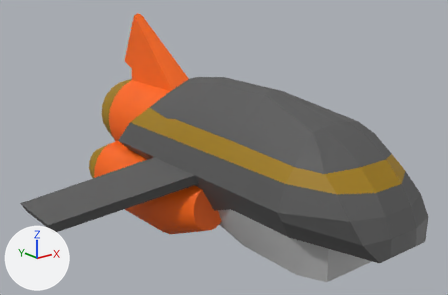
The FBX model Assets/SpaceShip.fbx: old version first, new version second.
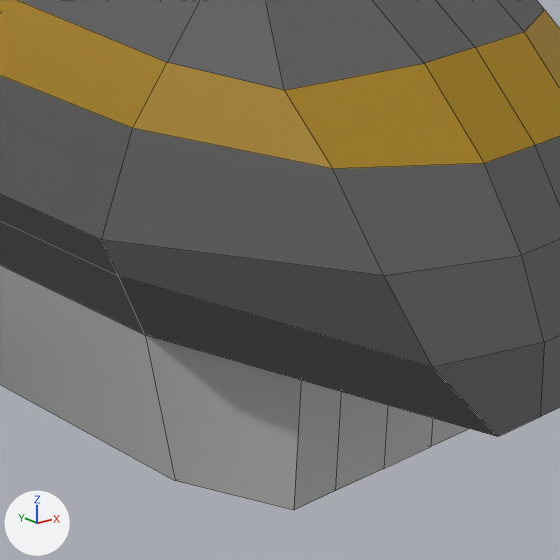
The first picture shows the older version from a 50 mm lens placed at (-0.0598, -0.0747, 0.031), pointed at (-0.0012, -0.0014, 0.0017). The close-ups show both versions on the part from 56% to 88% of the width and 51% to 100% of the height of that picture; other places that the commit changed are outside them. The lights are fixed; the arrows at lower left show +X, +Y and +Z. The close-ups show mesh edges as thin lines. Where no turn or scale is listed for an object, it has been applied to the vertices.

Names of what the first close-up shows: 'Ase1', 'Runko'.
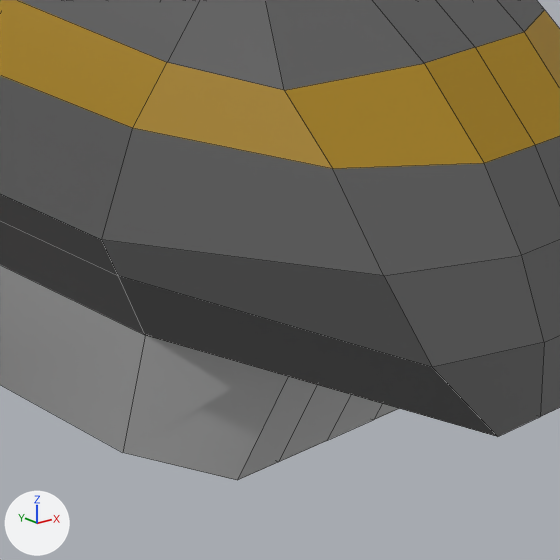
Where the change shows, as pixel boxes (x1, y1, x2, y2) in the close-ups (560 x 560 px):
```json
{"object": "Ase1", "change": "reshaped", "before": [0, 265, 468, 510], "after": [0, 265, 399, 480]}
```

The change, as JSON lines over the scene's bpy script:
```json
{"block": "me_mesh_001", "where": "me_mesh_001.from_pydata(...)  # 40 vertices, 38 faces; spans x -0.0079..0.0079, y -0.0272..0.0014, z -0.0111..-0.005"}
{"block": "me_mesh_001", "where": "# used by ob_ase1; location = (0.0, 0.00023, 0.00124)"}
{"block": "me_mesh_001", "change": "me_mesh_001 part 1: all 10 vertices in x -0.0062..0.0062, y -0.0272..-0.0233, z -0.011 are moved by (0.0, 0.0026, 0.0)"}
```
